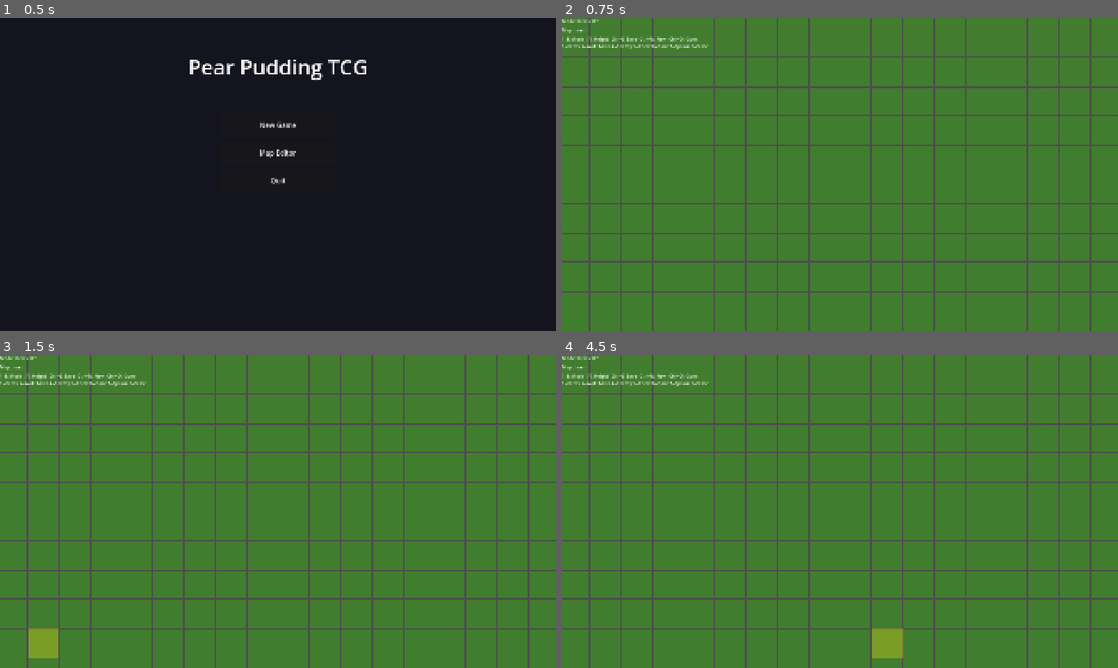
Above: before the commit, frames 1-4 (two rows, left to right).
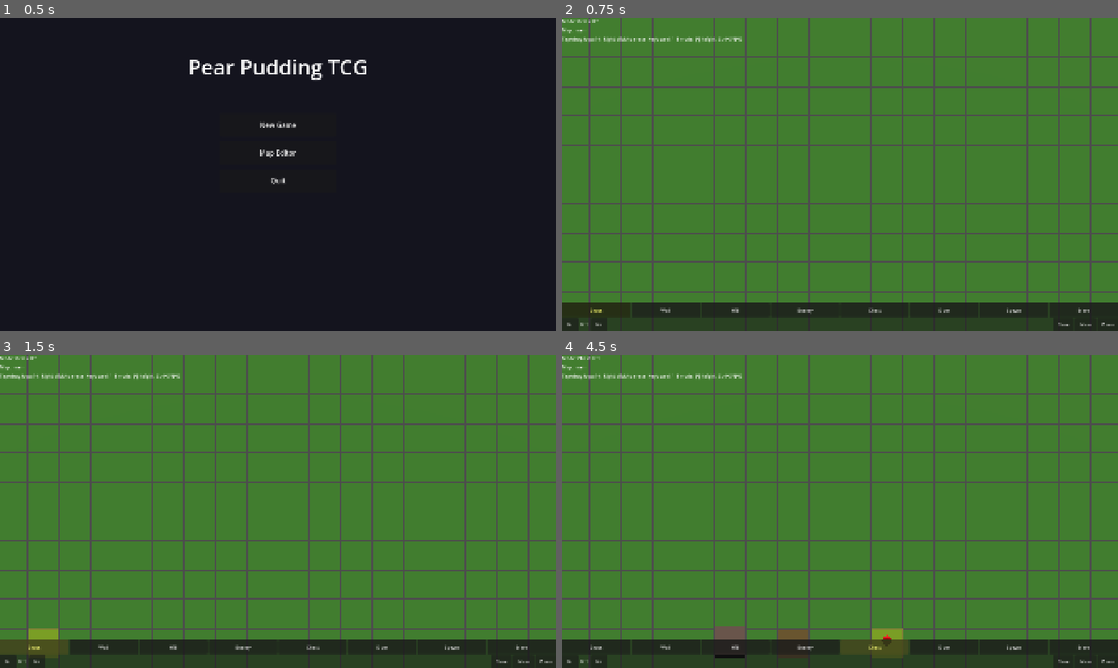
Above: after the commit, the same moments.

Repository: ChrisPauly97/pear-pudding-godot
Game: Godot game, scene res://scenes/ui/MenuScene.tscn
Two runs of this game, one before a commit and one after it. Both use one fixed random seed, a clock stepped at 60 frames per second and the inputs below.
Inputs (mouse positions are in pixels of both pictures, inside the frame that each line leads up to):
- Up to frame 1 (0.5 s): no input
- Up to frame 2 (0.75 s): click "Map Editor" at 0.5 s
- Up to frame 3 (1.5 s): click (33, 646) at 1.25 s, where only the run after the commit has a clickable "Grass"
- Up to frame 4 (4.5 s): click (667, 646) at 2 s, where only the run after the commit has a clickable "Wall"; click (734, 646) at 2.75 s, where only the run after the commit has a clickable "Hill"; click (806, 646) at 3.5 s, where only the run after the commit has a clickable "Enemy"; click (873, 646) at 4.25 s, where only the run after the commit has a clickable "Chest"

Frame 1 is identical in both runs. In frame 2, 9.6% of the frame differs, in the area x 0-100%, y 5-100%; in frame 3, 9.6%; in frame 4, 10%, in the area x 0-100%, y 0-100%.

Commit message:
Add mobile touch support and toolbar to map editor
- Tap or drag finger to paint tiles continuously (InputEventScreenTouch/Drag)
- Built-in mobile toolbar at bottom of screen with buttons for all 8 paint modes
- Mode buttons highlight when active
- H+/H- buttons for wall/hill height, plus Save/New/Open buttons
- Keyboard shortcuts still work for desktop
- Updated help text to mention tap/drag workflow

https://claude.ai/code/session_01PFAr8iKqUt12XUnJBoWqHV

Diff:
--- a/scenes/ui/MapEditorScene.gd
+++ b/scenes/ui/MapEditorScene.gd
@@ -15,6 +15,11 @@
 var _tile_meshes: Node3D
 var _entity_markers: Node3D
 var _highlight_mesh: MeshInstance3D
+
+# Mobile toolbar
+var _toolbar: Control
+var _mode_buttons: Array[Button] = []
+var _height_label: Label
 
 func _ready() -> void:
 	_tile_meshes = Node3D.new()
@@ -25,6 +30,7 @@
 	_create_highlight()
 	_load_map(_current_map_name)
 	_setup_camera()
+	_build_mobile_toolbar()
 	_update_hud()
 
 func _setup_camera() -> void:
@@ -42,6 +48,114 @@
 	_highlight_mesh.material_override = mat
 	_highlight_mesh.position.y = 0.05
 	add_child(_highlight_mesh)
+
+func _build_mobile_toolbar() -> void:
+	_toolbar = PanelContainer.new()
+	_toolbar.set_anchors_preset(Control.PRESET_BOTTOM_WIDE)
+	_toolbar.grow_vertical = Control.GROW_DIRECTION_BEGIN
+
+	var vbox := VBoxContainer.new()
+	vbox.add_theme_constant_override("separation", 4)
+	_toolbar.add_child(vbox)
+
+	# Row 1: mode buttons
+	var mode_row := HBoxContainer.new()
+	mode_row.add_theme_constant_override("separation", 4)
+	vbox.add_child(mode_row)
+
+	var mode_names := ["Grass", "Wall", "Hill", "Enemy", "Chest", "Door", "Spawn", "Erase"]
+	var mode_colors := [
+		Color(0.3, 0.65, 0.25),   # grass green
+		Color(0.5, 0.4, 0.3),     # wall brown
+		Color(0.55, 0.45, 0.2),   # hill tan
+		Color(0.8, 0.2, 0.2),     # enemy red
+		Color(0.85, 0.7, 0.1),    # chest gold
+		Color(0.45, 0.28, 0.1),   # door brown
+		Color(0.1, 0.7, 0.85),    # spawn cyan
+		Color(0.5, 0.1, 0.1),     # erase dark red
+	]
+
+	for i in mode_names.size():
+		var btn := Button.new()
+		btn.text = mode_names[i]
+		btn.custom_minimum_size = Vector2(72, 48)
+		btn.size_flags_horizontal = Control.SIZE_EXPAND_FILL
+		var idx := i
+		btn.pressed.connect(func(): _set_mode(idx))
+		_mode_buttons.append(btn)
+		mode_row.add_child(btn)
+
+	# Row 2: height controls + file ops
+	var ctrl_row := HBoxContainer.new()
+	ctrl_row.add_theme_constant_override("separation", 4)
+	vbox.add_child(ctrl_row)
+
+	var h_minus := Button.new()
+	h_minus.text = "H-"
+	h_minus.custom_minimum_size = Vector2(56, 44)
+	h_minus.pressed.connect(_height_down)
+	ctrl_row.add_child(h_minus)
+
+	_height_label = Label.new()
+	_height_label.text = "H:1"
+	_height_label.custom_minimum_size = Vector2(36, 44)
+	_height_label.horizontal_alignment = HORIZONTAL_ALIGNMENT_CENTER
+	_height_label.vertical_alignment = VERTICAL_ALIGNMENT_CENTER
+	ctrl_row.add_child(_height_label)
+
+	var h_plus := Button.new()
+	h_plus.text = "H+"
+	h_plus.custom_minimum_size = Vector2(56, 44)
+	h_plus.pressed.connect(_height_up)
+	ctrl_row.add_child(h_plus)
+
+	var spacer := Control.new()
+	spacer.size_flags_horizontal = Control.SIZE_EXPAND_FILL
+	ctrl_row.add_child(spacer)
+
+	var save_btn := Button.new()
+	save_btn.text = "Save"
+	save_btn.custom_minimum_size = Vector2(72, 44)
+	save_btn.pressed.connect(_save_map)
+	ctrl_row.add_child(save_btn)
+
+	var new_btn := Button.new()
+	new_btn.text = "New"
+	new_btn.custom_minimum_size = Vector2(72, 44)
+	new_btn.pressed.connect(_new_map_dialog)
+	ctrl_row.add_child(new_btn)
+
+	var open_btn := Button.new()
+	open_btn.text = "Open"
+	open_btn.custom_minimum_size = Vector2(72, 44)
+	open_btn.pressed.connect(_show_map_list)
+	ctrl_row.add_child(open_btn)
+
+	_hud.add_child(_toolbar)
+	_refresh_mode_buttons()
+
+func _set_mode(mode: int) -> void:
+	_paint_mode = mode
+	_refresh_mode_buttons()
+	_update_hud()
+
+func _refresh_mode_buttons() -> void:
+	for i in _mode_buttons.size():
+		var btn := _mode_buttons[i]
+		if i == _paint_mode:
+			btn.modulate = Color(1.4, 1.4, 0.5)
+		else:
+			btn.modulate = Color.WHITE
+
+func _height_up() -> void:
+	_paint_height = min(_paint_height + 1, 4)
+	_height_label.text = "H:%d" % _paint_height
+	_update_hud()
+
+func _height_down() -> void:
+	_paint_height = max(_paint_height - 1, 1)
+	_height_label.text = "H:%d" % _paint_height
+	_update_hud()
 
 func _load_map(name: String) -> void:
 	_current_map_name = name
@@ -129,20 +243,19 @@
 func _input(event: InputEvent) -> void:
 	if event is InputEventKey and event.pressed:
 		match event.keycode:
-			KEY_1: _paint_mode = 0
-			KEY_2: _paint_mode = 1
-			KEY_3: _paint_mode = 2
-			KEY_4: _paint_mode = 3
-			KEY_5: _paint_mode = 4
-			KEY_6: _paint_mode = 5
-			KEY_7: _paint_mode = 6
-			KEY_8: _paint_mode = 7
-			KEY_BRACKETRIGHT: _paint_height = min(_paint_height + 1, 4)
-			KEY_BRACKETLEFT: _paint_height = max(_paint_height - 1, 1)
+			KEY_1: _set_mode(0)
+			KEY_2: _set_mode(1)
+			KEY_3: _set_mode(2)
+			KEY_4: _set_mode(3)
+			KEY_5: _set_mode(4)
+			KEY_6: _set_mode(5)
+			KEY_7: _set_mode(6)
+			KEY_8: _set_mode(7)
+			KEY_BRACKETRIGHT: _height_up()
+			KEY_BRACKETLEFT: _height_down()
 			KEY_S when event.ctrl_pressed: _save_map()
 			KEY_N when event.ctrl_pressed: _new_map_dialog()
 			KEY_O when event.ctrl_pressed: _show_map_list()
-		_update_hud()
 
 	if event is InputEventMouseButton and event.pressed:
 		var tile := _screen_to_tile(event.position)
@@ -160,6 +273,23 @@
 				0.05,
 				tile.y * IsoConst.TILE_SIZE + IsoConst.TILE_SIZE * 0.5
 			)
+
+	# Touch: tap to paint
+	if event is InputEventScreenTouch and event.pressed:
+		var tile := _screen_to_tile(event.position)
+		if tile.x >= 0:
+			_paint_tile(tile.x, tile.y)
+
+	# Touch: drag to paint continuously
+	if event is InputEventScreenDrag:
+		var tile := _screen_to_tile(event.position)
+		if tile.x >= 0:
+			_highlight_mesh.position = Vector3(
+				tile.x * IsoConst.TILE_SIZE + IsoConst.TILE_SIZE * 0.5,
+				0.05,
+				tile.y * IsoConst.TILE_SIZE + IsoConst.TILE_SIZE * 0.5
+			)
+			_paint_tile(tile.x, tile.y)
 
 func _screen_to_tile(screen_pos: Vector2) -> Vector2i:
 	var from := _camera.project_ray_origin(screen_pos)
--- a/scenes/ui/MapEditorScene.tscn
+++ b/scenes/ui/MapEditorScene.tscn
@@ -31,5 +31,4 @@
 offset_top = 60.0
 offset_right = 500.0
 offset_bottom = 200.0
-text = "1-8: Mode  [/]: Height  Ctrl+S: Save  Ctrl+N: New  Ctrl+O: Open
-1=Grass 2=Wall 3=Hill 4=Enemy 5=Chest 6=Door 7=Spawn 8=Erase"
+text = "Tap/drag to paint  Right-click to erase  Keyboard: 1-8 mode, [/] height, Ctrl+S/N/O"
